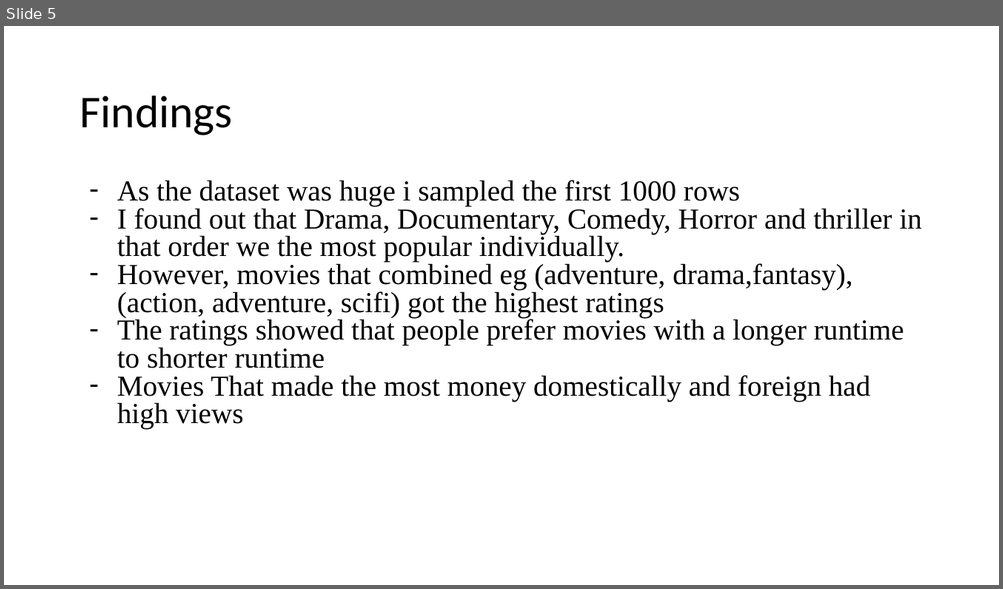
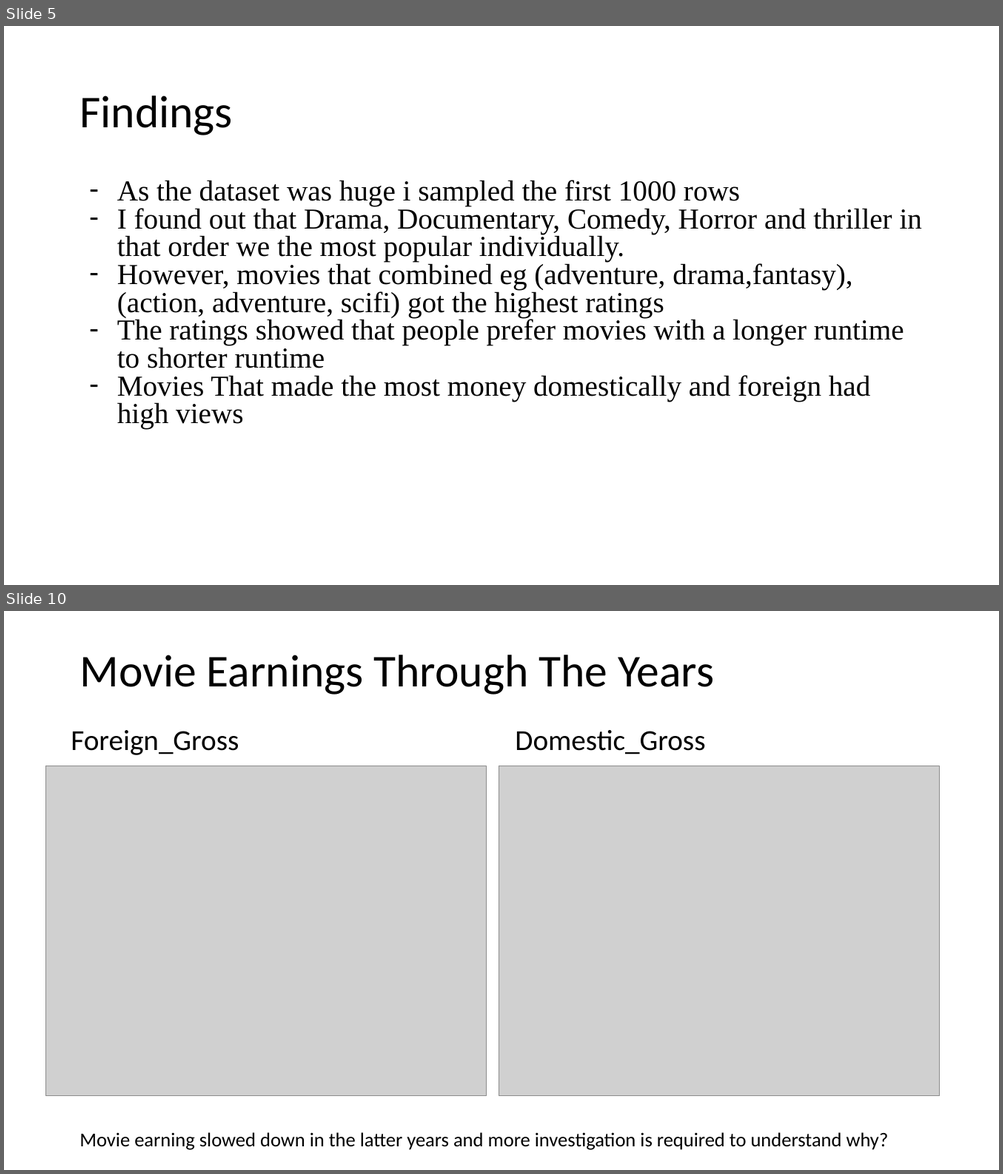
Before and after one commit to Daniel-Muruthi/dsc-microsoft-films-project, a slide deck: MICROSOFT_STUDIO_PROJECT.pptx. Shown one above the other, each under a label of ours: slide 5 before the commit, slides 5 and 10 after it; the slides between them are not shown. The pictures are 1003x589 and 1003x1174 pixels, drawn with LibreOffice and Linux fonts; fonts in the diff are those of the drawing; grey boxes stand for pictures. Boxes give left, top, right and bottom in pixels: in the first picture for what was removed or moved away, otherwise in the second. Text is boxed around its words. In the diff, an @@ line names an element or a change of style, - is before the commit and + after.

```diff
--- a/MICROSOFT_STUDIO_PROJECT.pptx
+++ b/MICROSOFT_STUDIO_PROJECT.pptx
@@ slide 10 added at bbox=[4, 611, 999, 1170], background #FFFFFF @@
@@ title added at bbox=[79, 655, 714, 695], 44 pt, text #000000 @@
+Movie Earnings Through The Years
@@ text added at bbox=[71, 730, 239, 755], 28 pt, text #000000 @@
+Foreign_Gross
@@ text added at bbox=[515, 730, 705, 755], 28 pt, text #000000 @@
+Domestic_Gross
@@ picture added at bbox=[45, 766, 486, 1096] @@
@@ picture added at bbox=[498, 766, 939, 1096] @@
@@ text added at bbox=[79, 1133, 888, 1150], 19 pt, text #000000 @@
+Movie earning slowed down in the latter years and more investigation is required to understand why?
```
Also in this commit, not shown: 1 slide changed, 4 other slides added, 1 other file.
